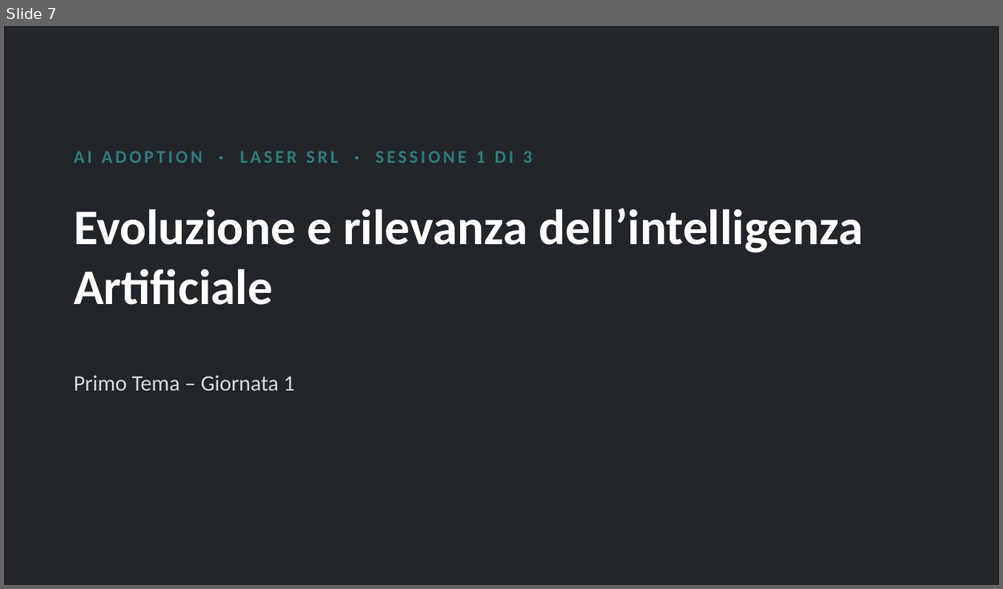
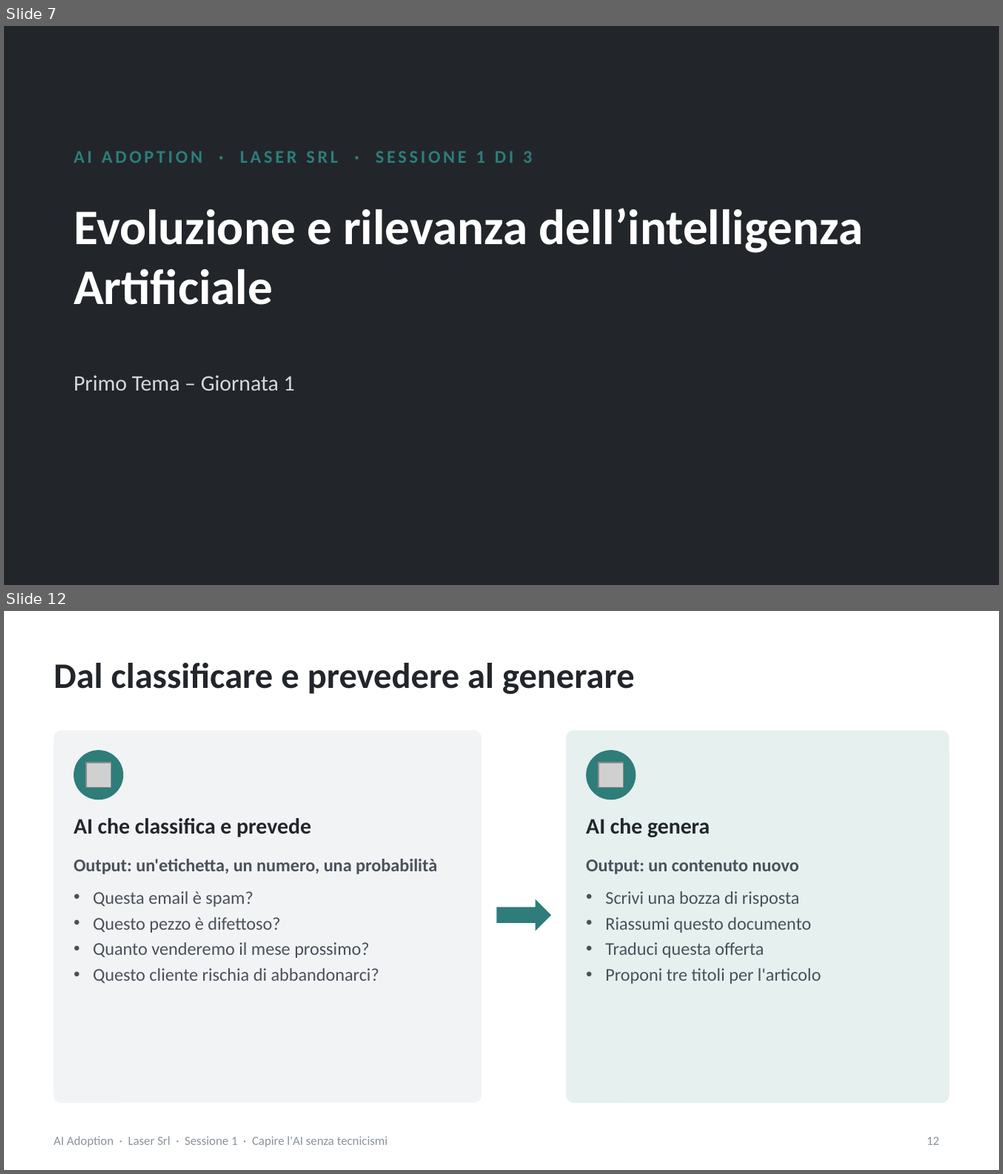
Before and after one commit to NetAi-IT/Formazione-AI-Literacy-Official, a slide deck: Formazioni/2026-10_LaserSrl_AI_Adoption/slide/Sessione1_slide_nuove_Laser.pptx. Shown one above the other, each under a label of ours: slide 7 before the commit, slides 7 and 12 after it; the slides between them are not shown. The pictures are 1003x589 and 1003x1174 pixels, drawn with LibreOffice and Linux fonts; fonts in the diff are those of the drawing; grey boxes stand for pictures. Boxes give left, top, right and bottom in pixels: in the first picture for what was removed or moved away, otherwise in the second. Text is boxed around its words. In the diff, an @@ line names an element or a change of style, - is before the commit and + after.

```diff
--- a/Formazioni/2026-10_LaserSrl_AI_Adoption/slide/Sessione1_slide_nuove_Laser.pptx
+++ b/Formazioni/2026-10_LaserSrl_AI_Adoption/slide/Sessione1_slide_nuove_Laser.pptx
@@ slide 12 added at (4, 611, 999, 1170), background #FFFFFF @@
@@ title added at (54, 663, 634, 695), 26 pt, text #22262B, bold @@
+Dal classificare e prevedere al generare
@@ rounded rectangle added at (54, 730, 481, 1103), fill #F2F3F5 @@
@@ rounded rectangle added at (566, 730, 949, 1103), fill #E6F0EF @@
@@ ellipse added at (74, 750, 123, 800), fill #2E7D7A @@
@@ picture added at (85, 762, 111, 787) @@
@@ ellipse added at (586, 750, 635, 800), fill #2E7D7A @@
@@ picture added at (597, 762, 623, 787) @@
@@ text added at (74, 818, 311, 837), 16 pt, text #22262B, bold @@
+AI che classifica e prevede
@@ text added at (586, 818, 709, 837), 16 pt, text #22262B, bold @@
+AI che genera
@@ text added at (74, 859, 437, 983), 13 pt, text #4A515C @@
+Output: un'etichetta, un numero, una probabilità
+• Questa email è spam?
+• Questo pezzo è difettoso?
+• Quanto venderemo il mese prossimo?
+• Questo cliente rischia di abbandonarci?
@@ text added at (586, 860, 821, 984), 13 pt, text #4A515C @@
+Output: un contenuto nuovo
+• Scrivi una bozza di risposta
+• Riassumi questo documento
+• Traduci questa offerta
+• Proponi tre titoli per l'articolo
@@ right arrow added at (496, 900, 551, 931), fill #2E7D7A @@
@@ text added at (54, 1136, 387, 1147), 9 pt, text #8A939E @@
+AI Adoption · Laser Srl · Sessione 1 · Capire l'AI senza tecnicismi
@@ page number added at (926, 1137, 939, 1145), 9 pt, text #8A939E @@
+12
```
Also in this commit, not shown: 1 slide changed, 80 other slides added, 7 other files.
